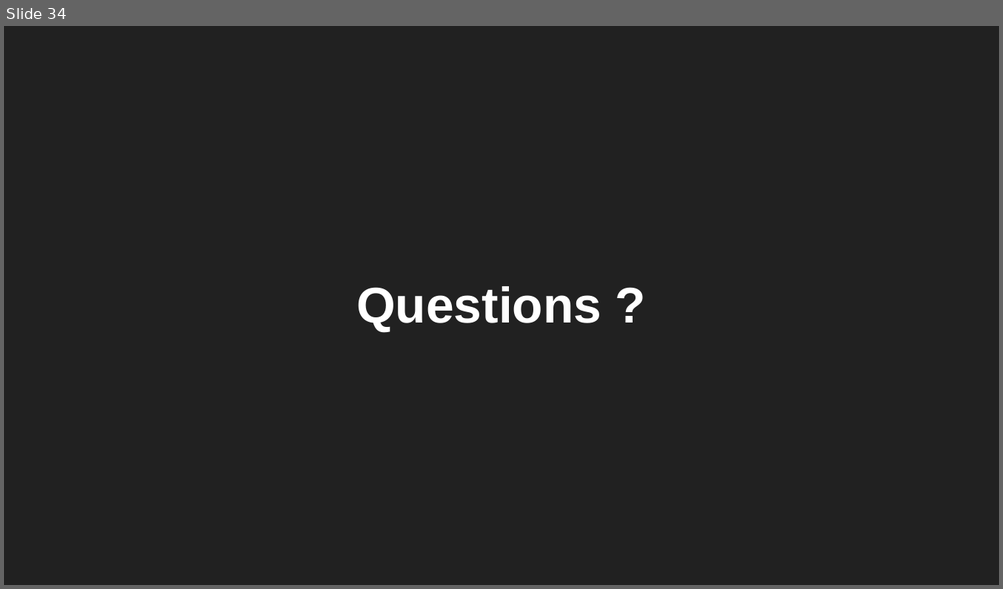
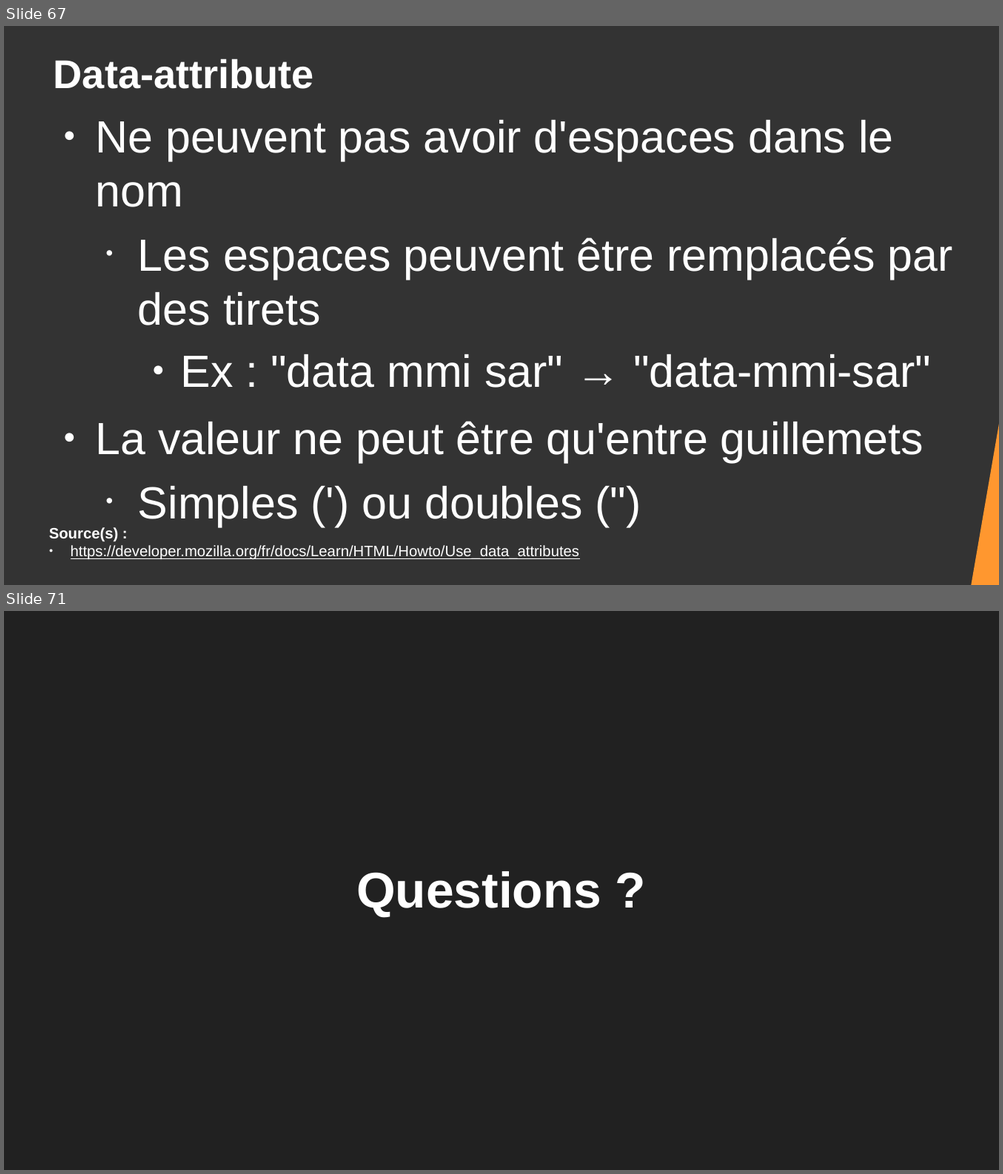
Before and after one commit to DanYellow/cours, a slide deck: integration-web-s2/travaux-pratiques/numero-5/presentation.odp. Shown one above the other, each under a label of ours: slide 34 before the commit, slides 67 and 71 after it; the slides between them are not shown. The pictures are 1003x589 and 1003x1174 pixels, drawn with LibreOffice and Linux fonts; fonts in the diff are those of the drawing. Boxes give left, top, right and bottom in pixels: in the first picture for what was removed or moved away, otherwise in the second. Text is boxed around its words. In the diff, an @@ line names an element or a change of style, - is before the commit and + after.

```diff
--- a/integration-web-s2/travaux-pratiques/numero-5/presentation.odp
+++ b/integration-web-s2/travaux-pratiques/numero-5/presentation.odp
@@ slide 67 added at <box>4,26,999,585</box>, background #333333 @@
@@ title added at <box>54,59,314,89</box>, 32 pt, text #FFFFFF, bold @@
+Data-attribute
@@ text added at <box>95,120,952,520</box>, 36 pt, text #FFFFFF @@
+● Ne peuvent pas avoir d'espaces dans le nom
+  • Les espaces peuvent être remplacés par des tirets
+    ● Ex : "data mmi sar" → "data-mmi-sar"
+● La valeur ne peut être qu'entre guillemets
+  • Simples (') ou doubles (")
@@ right triangle added at <box>970,407,999,585</box>, fill #FF972F @@
@@ text added at <box>49,528,579,560</box>, 12 pt, text #FFFFFF, underline @@
+Source(s) :
+● https://developer.mozilla.org/fr/docs/Learn/HTML/Howto/Use_data_attributes
@@ what was slide 34 is now slide 71 @@
```
Also in this commit, not shown: 1 slide changed, 66 other slides added, 30 slides removed, 18 other files.
